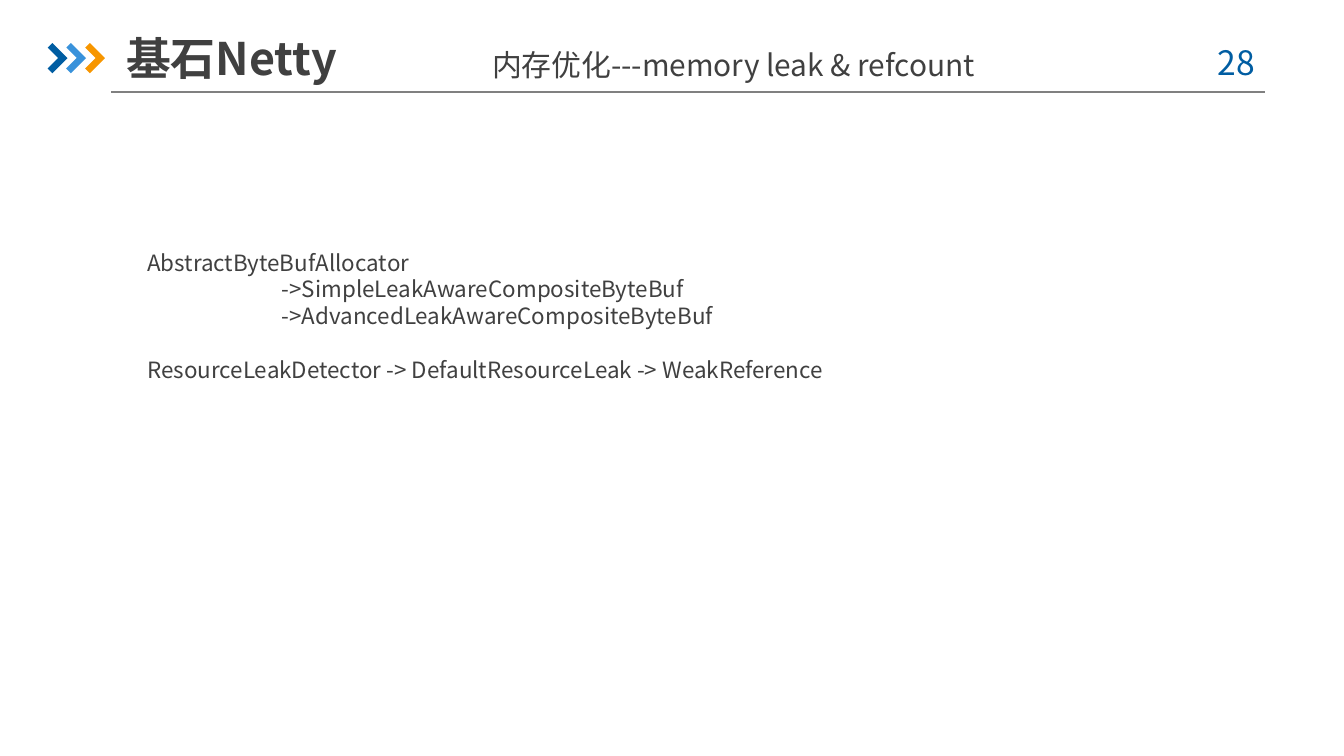
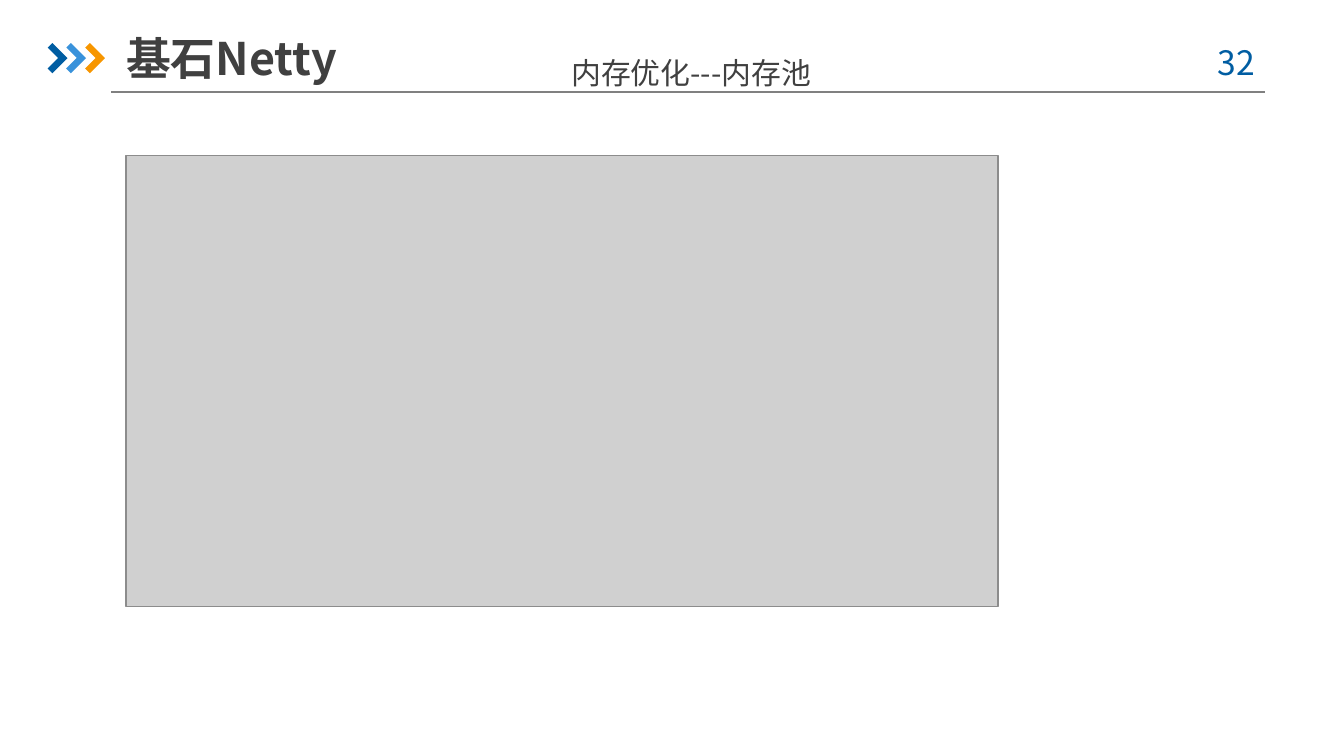
Before and after one commit to yizhou136/springcloudgateway, a slide deck: slide 32 of src/main/doc/SpringCloudGateway框架分析-周国宝.pptx (slide 28 before the commit). Drawn at 1344x756 pixels with LibreOffice and Linux fonts; fonts in the diff are those of the drawing; grey boxes stand for pictures; background and template pictures are left out. Boxes give left, top, right and bottom in pixels: in the first picture for what was removed or moved away, otherwise in the second. Text is boxed around its words. In the diff, an @@ line names an element or a change of style, - is before the commit and + after.

```diff
--- a/src/main/doc/SpringCloudGateway框架分析-周国宝.pptx
+++ b/src/main/doc/SpringCloudGateway框架分析-周国宝.pptx
@@ text at box(571, 59, 811, 92): text changed @@
-内存优化---memory leak & refcount
+内存优化---内存池
@@ page number at box(1218, 50, 1255, 76): text changed @@
-28
+32
@@ picture added at box(126, 156, 999, 606) @@
@@ text removed at box(147, 253, 822, 379) @@
-AbstractByteBufAllocator
-->SimpleLeakAwareCompositeByteBuf
-->AdvancedLeakAwareCompositeByteBuf
-ResourceLeakDetector -> DefaultResourceLeak -> WeakReference
```
Also in this commit, not shown: 19 other slides changed, 11 slides added, 6 slides removed, 6 other files.
